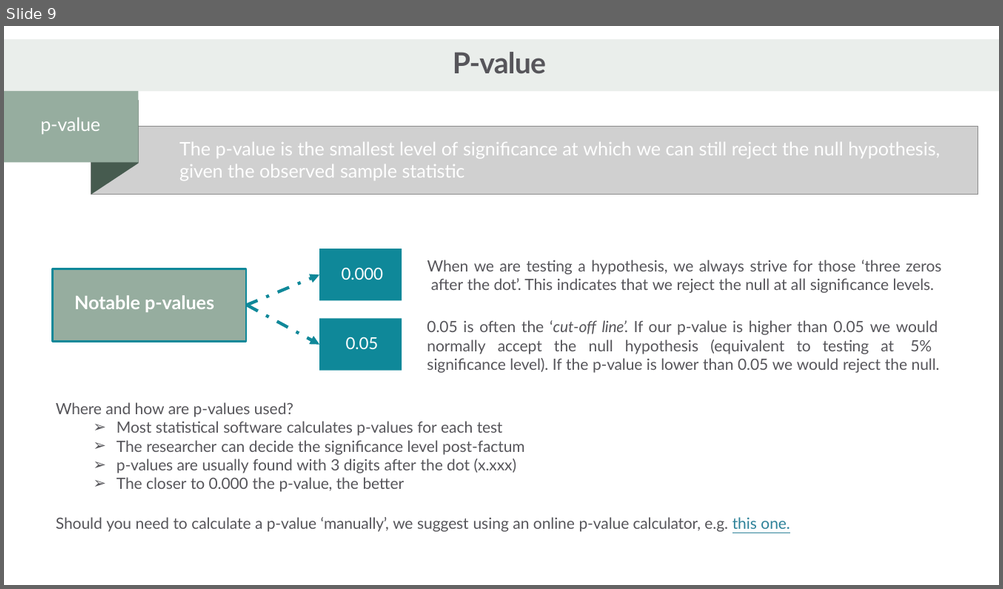
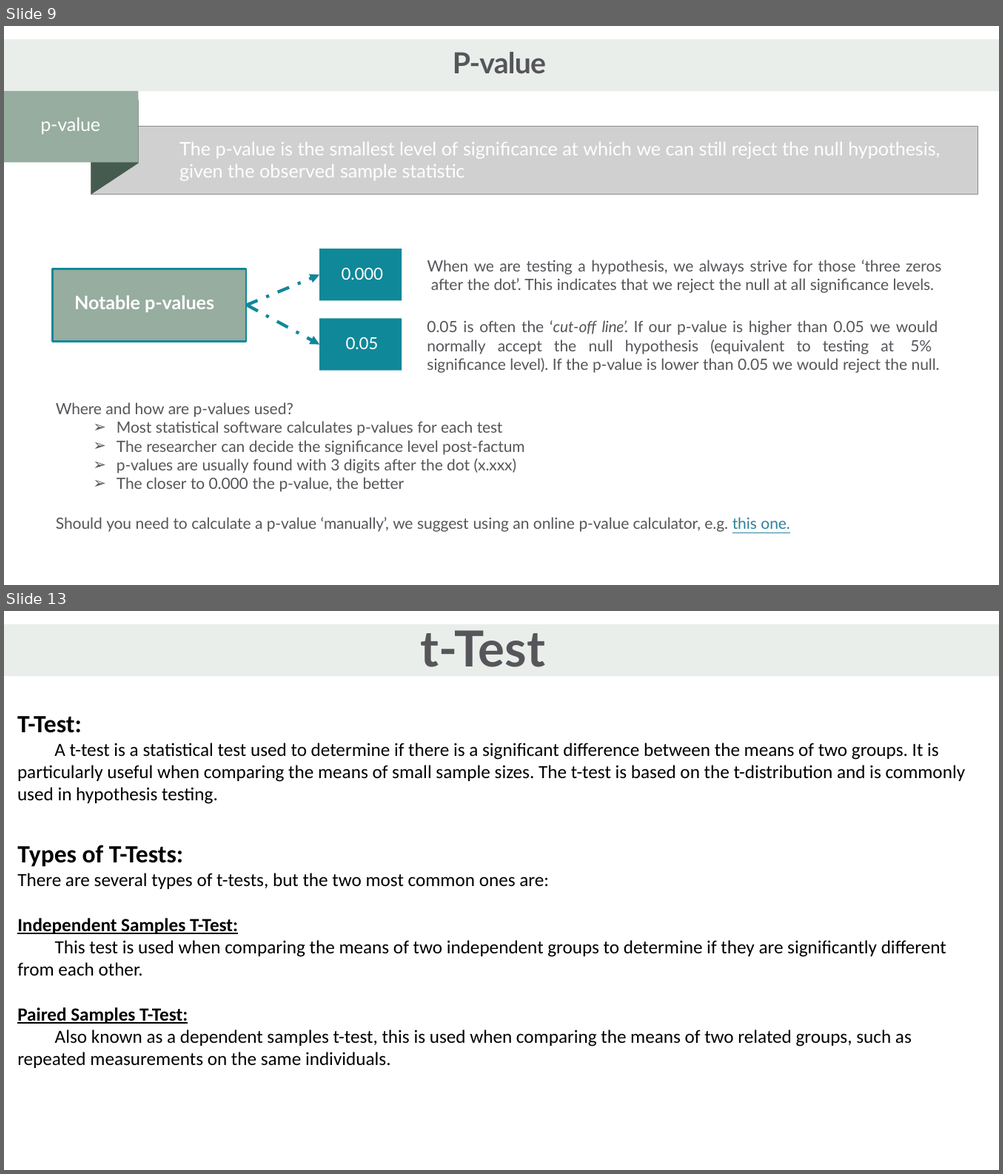
Before and after one commit to Hari-810/ML_DL, a slide deck: EDA/hypothesis_testing.pptx. Shown one above the other, each under a label of ours: slide 9 before the commit, slides 9 and 13 after it; the slides between them are not shown. The pictures are 1003x589 and 1003x1174 pixels, drawn with LibreOffice and Linux fonts; fonts in the diff are those of the drawing; grey boxes stand for pictures. Boxes give left, top, right and bottom in pixels: in the first picture for what was removed or moved away, otherwise in the second. Text is boxed around its words. In the diff, an @@ line names an element or a change of style, - is before the commit and + after.

Commit message:
hypothesis updated

```diff
--- a/EDA/hypothesis_testing.pptx
+++ b/EDA/hypothesis_testing.pptx
@@ slide 13 added at bbox=[4, 611, 999, 1170], background #FFFFFF @@
@@ freeform shape added at bbox=[4, 624, 999, 677], fill #EAEEEB @@
@@ title added at bbox=[420, 630, 545, 667], 48 pt, text #56555A, bold @@
+t-Test
@@ text added at bbox=[17, 716, 965, 804], 18 pt, text #000000 @@
+T-Test:
+A t-test is a statistical test used to determine if there is a significant difference between the means of two groups. It is particularly useful when comparing the means of small sample sizes. The t-test is based on the t-distribution and is commonly used in hypothesis testing.
@@ text added at bbox=[17, 845, 946, 1068], 18 pt, text #000000 @@
+Types of T-Tests:
+There are several types of t-tests, but the two most common ones are:
+Independent Samples T-Test:
+This test is used when comparing the means of two independent groups to determine if they are significantly different from each other.
+Paired Samples T-Test:
+Also known as a dependent samples t-test, this is used when comparing the means of two related groups, such as repeated measurements on the same individuals.
```
Also in this commit, not shown: 4 slides changed, 5 other slides added, 7 other files.
